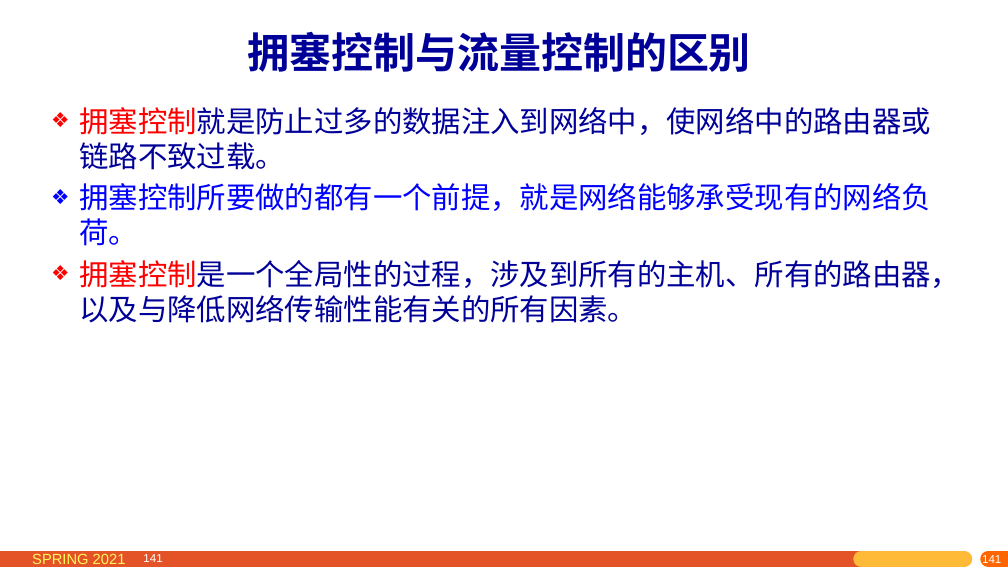
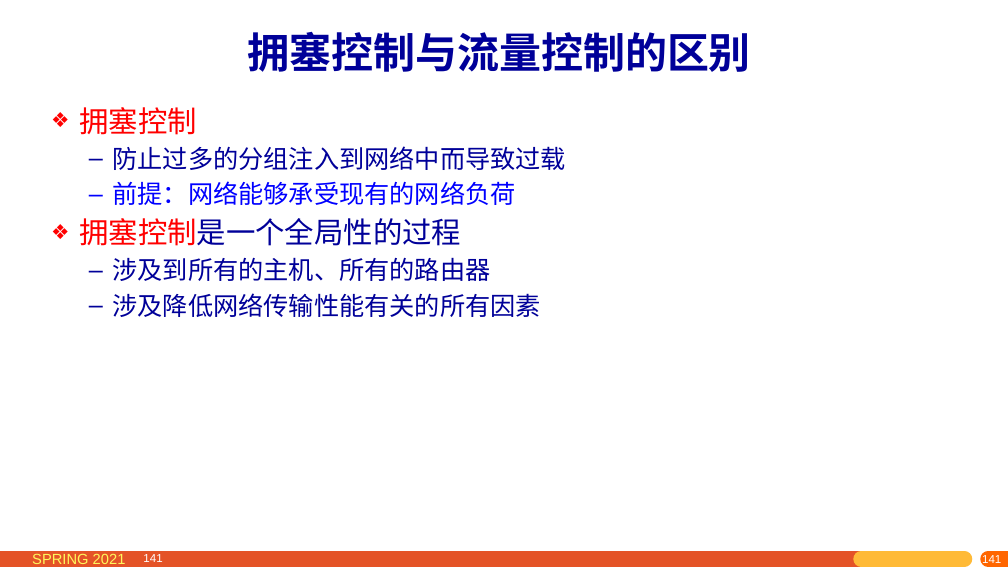
Before and after one commit to network-whu/2021, a slide deck: slide 141 of slides/instruction/05.pptx. Drawn at 1008x567 pixels with LibreOffice and Linux fonts; fonts in the diff are those of the drawing. Boxes give left, top, right and bottom in pixels: in the first picture for what was removed or moved away, otherwise in the second. Text is boxed around its words. In the diff, an @@ line names an element or a change of style, - is before the commit and + after.

```diff
--- a/slides/instruction/05.pptx
+++ b/slides/instruction/05.pptx
@@ text at [79, 107, 567, 317]: text changed; size 28 to 24 pt @@
-❖ 拥塞控制就是防止过多的数据注入到网络中，使网络中的路由器或链路不致过载。
-❖ 拥塞控制所要做的都有一个前提，就是网络能够承受现有的网络负荷。
-❖ 拥塞控制是一个全局性的过程，涉及到所有的主机、所有的路由器，以及与降低网络传输性能有关的所有因素。
+❖ 拥塞控制
+  – 防止过多的分组注入到网络中而导致过载
+  – 前提：网络能够承受现有的网络负荷
+❖ 拥塞控制是一个全局性的过程
+  – 涉及到所有的主机、所有的路由器
+  – 涉及降低网络传输性能有关的所有因素
```
Also in this commit, not shown: 16 other slides changed, 1 other file.
